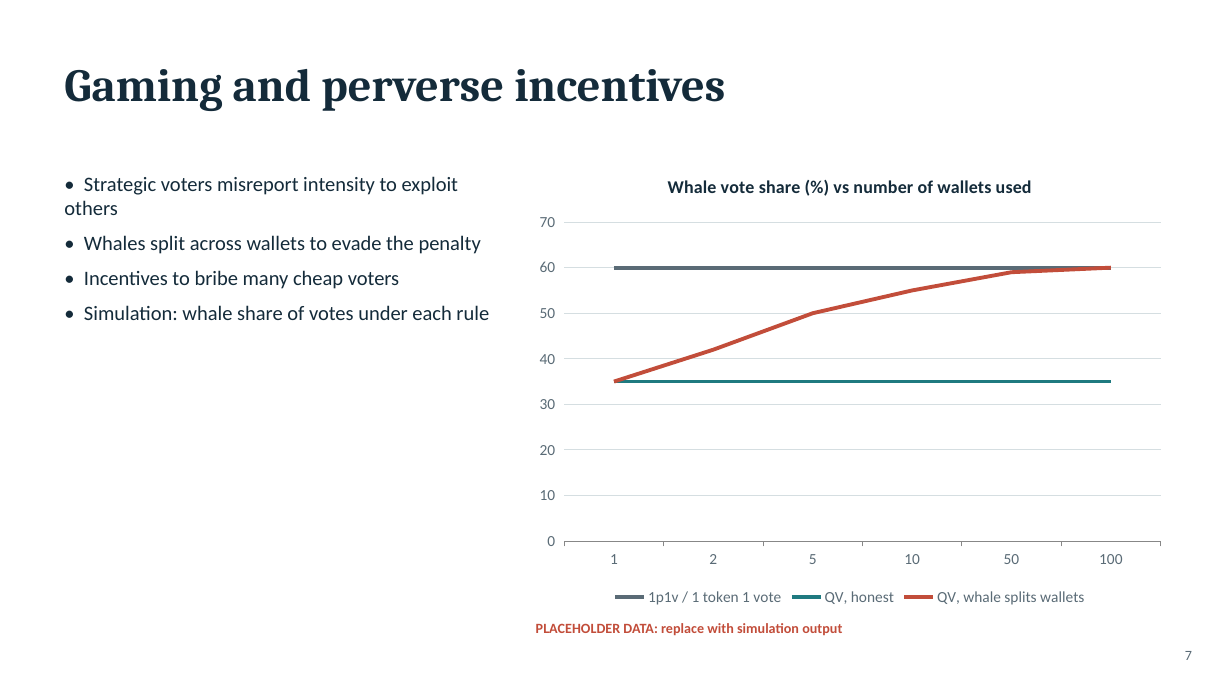
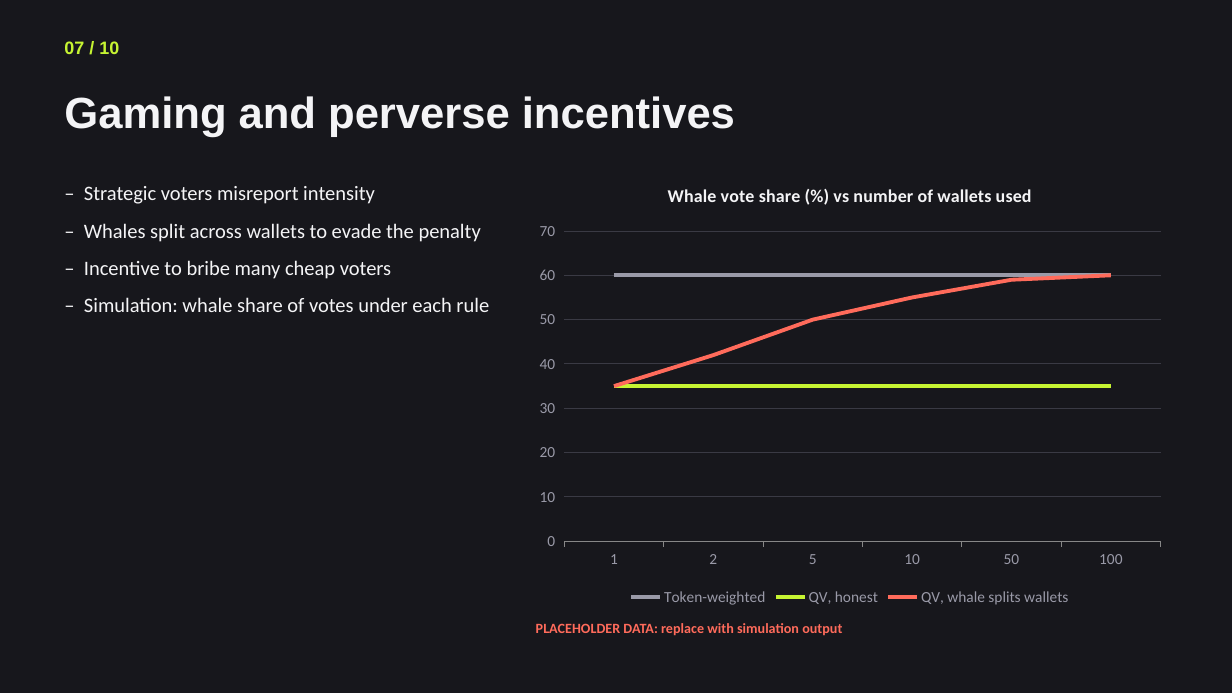
Before and after one commit to Jeanmauratille/quadratic_voting, a slide deck: slide 7 of final_project_outline.pptx. Drawn at 1232x693 pixels with LibreOffice and Linux fonts; fonts in the diff are those of the drawing. Boxes give left, top, right and bottom in pixels: in the first picture for what was removed or moved away, otherwise in the second. Text is boxed around its words. In the diff, an @@ line names an element or a change of style, - is before the commit and + after.

Commit message:
new format, populated with new info

```diff
--- a/final_project_outline.pptx
+++ b/final_project_outline.pptx
@@ background #FFFFFF to #17171C @@
@@ text added at bbox=[64, 41, 119, 54], 14 pt, text #C6F432, bold @@
+07 / 10
@@ text "Gaming and perverse incentives": place and size @@
-text "Gaming and perverse incentives" at bbox=[64, 69, 725, 111]
+text "Gaming and perverse incentives" at bbox=[64, 96, 735, 137]
@@ text "Gaming and perverse incentives" at bbox=[64, 96, 735, 137]: size 36 to 34 pt, font Cambria to Arial, text colour #142B3A to #F4F4F6; more space between paragraphs @@
@@ line chart at bbox=[527, 166, 1174, 610] @@
-1p1v / 1 token 1 vote: 60, 60, 60, 60, 60, 60
+Token-weighted: 60, 60, 60, 60, 60, 60
@@ colour of Token-weighted #5A6B76 to #9A9AA8 @@
@@ colour of QV, honest #1F7A80 to #C6F432 @@
@@ colour of QV, whale splits wallets #C24D3A to #FF6B5B @@
@@ value axis changed @@
@@ lettering changed @@
@@ line chart: place and size @@
-line chart at bbox=[527, 157, 1174, 610]
+line chart at bbox=[527, 166, 1174, 610]
@@ text at bbox=[84, 186, 489, 312]: text changed; text colour #142B3A to #F4F4F6 @@
-• Strategic voters misreport intensity to exploit others
-• Whales split across wallets to evade the penalty
-• Incentives to bribe many cheap voters
-• Simulation: whale share of votes under each rule
+– Strategic voters misreport intensity
+– Whales split across wallets to evade the penalty
+– Incentive to bribe many cheap voters
+– Simulation: whale share of votes under each rule
@@ text "PLACEHOLDER DATA: replace with simulation ..." at bbox=[536, 623, 842, 636]: text colour #C24D3A to #FF6B5B; more space between paragraphs @@
@@ text removed at bbox=[1185, 651, 1192, 660] @@
-7
```
Also in this commit, not shown: 7 other slides changed, 2 slides added, 2 slides removed.
